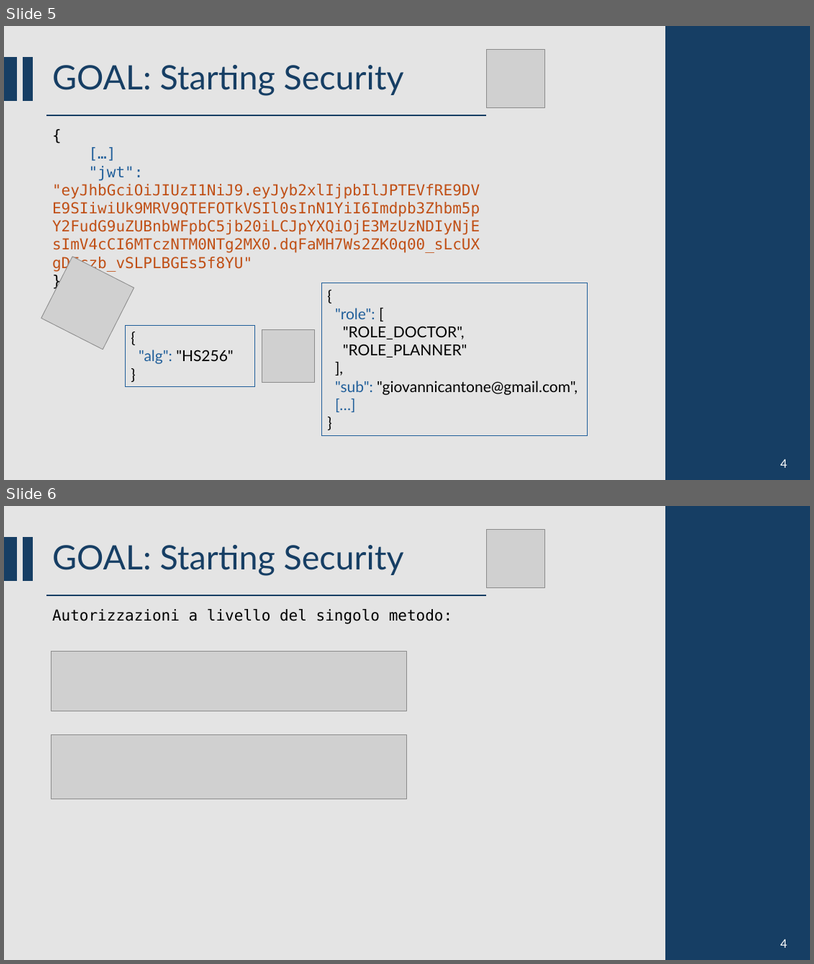
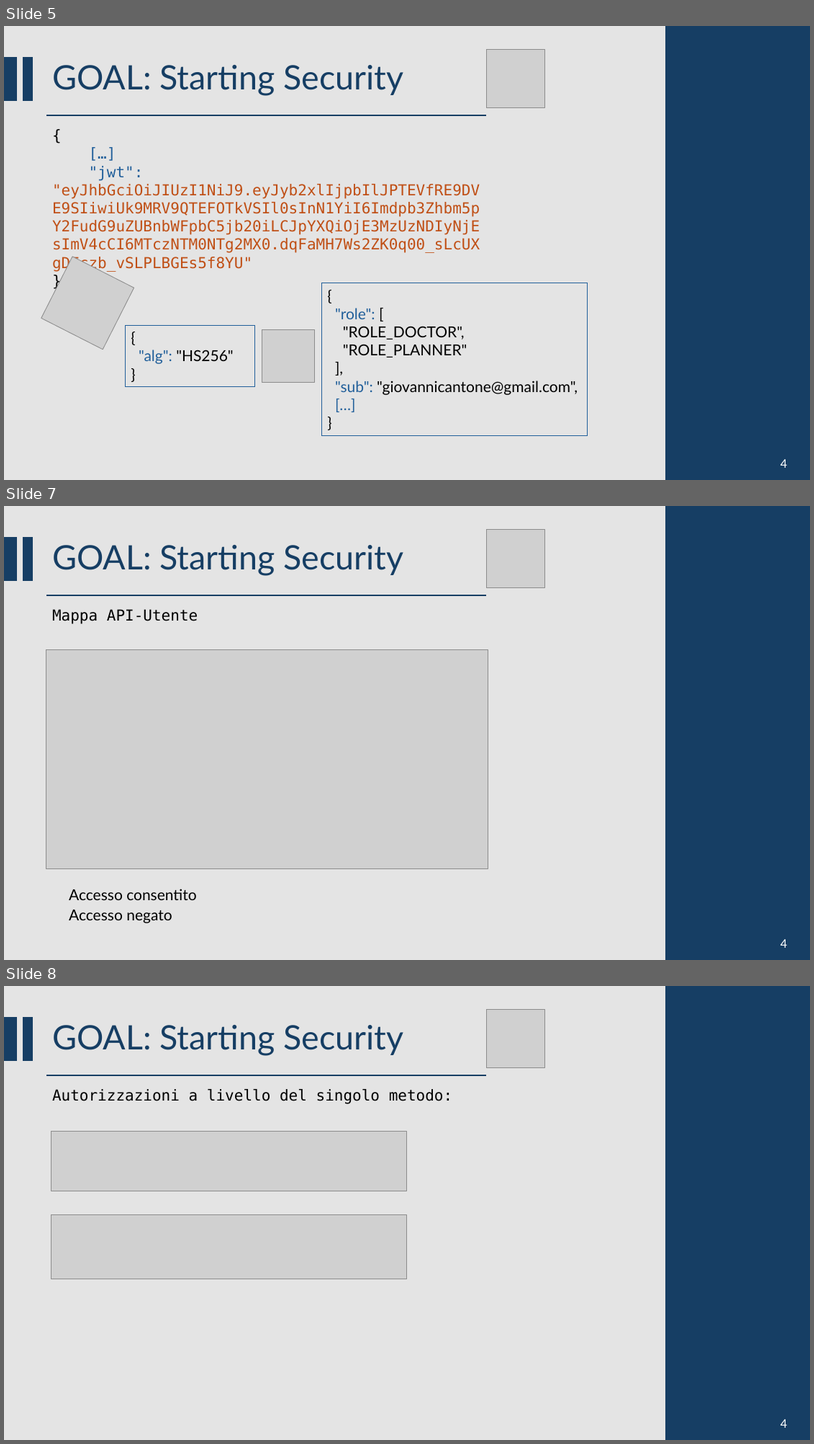
Before and after one commit to CSW-Teams/MS3-docs, a slide deck: ShiftsHappen/Sprint 1/CSW Sprint 1.pptm. Shown one above the other, each under a label of ours: slides 5 and 6 before the commit, slides 5, 7 and 8 after it; the slides between them are not shown. The pictures are 814x964 and 814x1444 pixels, drawn with LibreOffice and Linux fonts; fonts in the diff are those of the drawing; grey boxes stand for pictures; background and template pictures are left out. Boxes give left, top, right and bottom in pixels: in the first picture for what was removed or moved away, otherwise in the second. Text is boxed around its words. In the diff, an @@ line names an element or a change of style, - is before the commit and + after.

```diff
--- a/ShiftsHappen/Sprint 1/CSW Sprint 1.pptm
+++ b/ShiftsHappen/Sprint 1/CSW Sprint 1.pptm
@@ slide 7 added at bbox=[4, 506, 810, 960], background #D9D9D9 at 70% opacity @@
@@ rectangle added at bbox=[666, 506, 810, 960], fill #163E64, outline #163E64 1.5 pt @@
@@ rectangle added at bbox=[4, 538, 17, 580], fill #163E64, outline #163E64 1.5 pt @@
@@ rectangle added at bbox=[23, 538, 32, 580], fill #163E64, outline #163E64 1.5 pt @@
@@ title added at bbox=[52, 545, 404, 576], 40 pt, text #163E64 @@
+GOAL: Starting Security
@@ picture added at bbox=[486, 530, 545, 588] @@
@@ line added from (46, 595) to (486, 595), #163E64 1.5 pt @@
@@ text added at bbox=[52, 609, 198, 624], 18 pt, text #000000 @@
+Mappa API-Utente
@@ picture added at bbox=[46, 650, 489, 868] @@
@@ text added at bbox=[69, 888, 197, 900], 18 pt, text #000000 @@
+Accesso consentito
@@ text added at bbox=[69, 909, 172, 923], 18 pt, text #000000 @@
+Accesso negato
@@ text added at bbox=[781, 939, 787, 947], 14 pt, text #FFFFFF @@
+4
@@ what was slide 6 is now slide 8 @@
```
Also in this commit, not shown: 3 slides changed, 1 other slide added.
